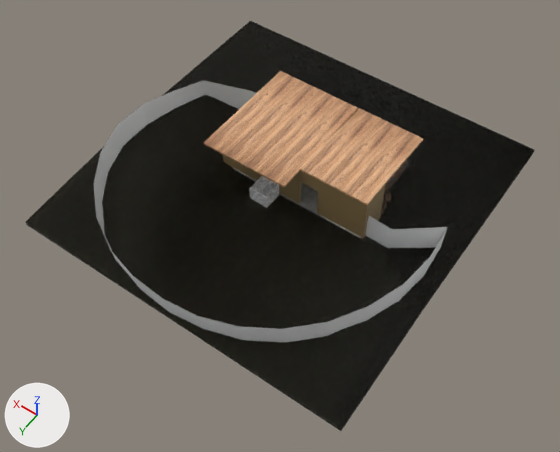
The Blender file Archivos/Modelos/Escenarios/Tutorial1.blend, before and after one commit.
Before and after are seen from a 50 mm camera at (-17.6, 25.4, 35.4) aimed at (-1.2, 2.4, -0.7). The lights are fixed; the arrows at lower left show +X, +Y and +Z. The older version comes first.

Names of what the first picture shows: 'Lavadero', 'Paredes', 'Piso', 'Plane', 'Suelo', 'Techo' and 2 more.
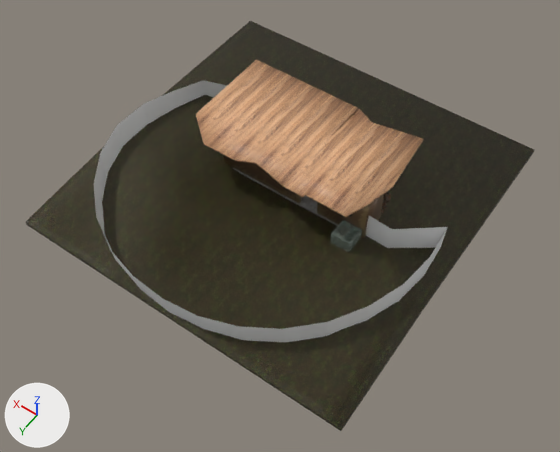
The change, as a list of edits to the scene's bpy script:
```text
Change mat_tierra:
    where n5 = _N.new('ShaderNodeNormalMap'); n5.name = 'Normal Map'
    add n5.inputs[0].default_value = 0.4  # 'Strength'
Add mat_ventana:
    mat_ventana = bpy.data.materials.new('Ventana')
    # nodes: BsdfPrincipled, OutputMaterial, RGB
    # colours: grey #aabbb1
Change me_cube_010:
    where me_cube_010.from_pydata(...)  # 28 vertices, 26 faces; spans x -0.574..0.677, y -0.62..0.631, z -0.462..0.453
    remove me_cube_010.materials.append(mat_piedritas)
    add me_cube_010.materials.append(mat_ventana)
Change me_plane_004:
    used by ob_paredes; location = (-0.5, -1.07, 1.88)
    remove me_plane_004.from_pydata(...)  # 114 vertices, 106 faces; spans x -5.52..4.48, y -3.82..2.18, z -1.58..1.42
    add me_plane_004.from_pydata(...)  # 114 vertices, 108 faces; spans x -5.52..4.48, y -3.82..2.18, z -1.58..1.42
    me_plane_004 part 1: 106 kept faces spanning x -5.52..4.48, y -3.82..2.18, z -1.58..1.42 are now shaded smooth
    edits to the shape of me_plane_004 do not show in these pictures
    add me_plane_004.materials.append(mat_ventana)
Change me_plane_006:
    used by ob_techo; location = (-0.78, -1.46, 3.34)
    remove me_plane_006.from_pydata(...)  # 44 vertices, 37 faces; spans x -5.24..4.76, y -3.61..4.13, z -0.21..0.09
    add me_plane_006.from_pydata(...)  # 58 vertices, 54 faces; spans x -5.7..6.62, y -3.61..4.13, z -0.21..0.09
    me_plane_006 part 2
    4 faces are deleted
    6 vertices move from x -5.24..1.42, y -3.61..4.13, z -0.21..0.09 to x -5.7..1.42, y -3.02..3.61, z -0.21..0.09
    8 vertices are added at x -4.74..-0.86, y 3.92..4.11, z -0.04..0.09
    6 new vertices lie (1.86, 0.0, 0.0) away from vertices in x 4.76, y -3.43..2.57, z -0.04..0.09
    21 new faces join them
    me_plane_006 part 3: 33 kept faces spanning x -5.7..4.76, y -3.61..4.13, z -0.21..0.09 are now shaded smooth
Change ob_lavadero:
    ob_lavadero.location: (0.35, 1.73, 0.68) -> (-5.34, 1.73, 0.68)
```

Changed parts and their boxes [x1, y1, x2, y2] in the pictures (560 x 452 px):
'Suelo', surface changed (lighter): [26, 21, 534, 431] in both
'Techo', reshaped (17% taller): before [204, 71, 423, 205]; after [196, 60, 423, 217]
'Lavadero', recoloured, moved: before [249, 176, 279, 208]; after [330, 219, 362, 252]
part 1 of me_plane_004, shading changed: [223, 110, 384, 239] in both
part 2 of me_plane_006, built on: before [235, 108, 423, 205]; after [196, 60, 423, 217]
part 3 of me_plane_006, shading changed: [204, 71, 423, 204] in both
